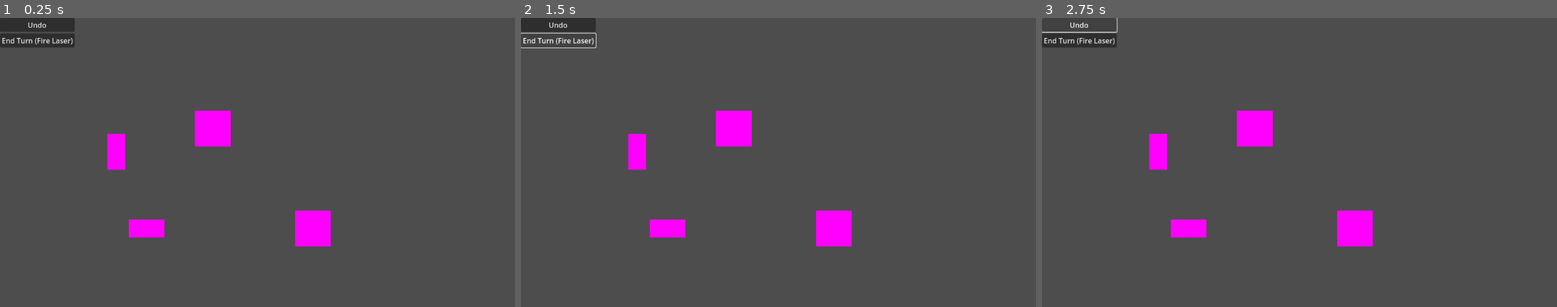
Above: before the commit, frames 1-3 (left to right).
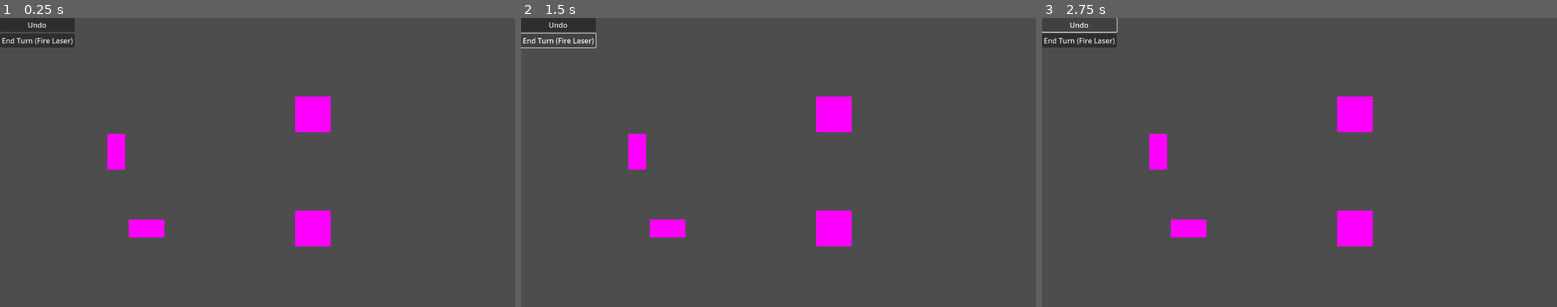
Above: after the commit, the same moments.

Repository: mzbrubak/Reflectix
Game: Godot game, scene res://Scenes/main.tscn
The game is run twice, just before and just after one commit, with the same random seed, the same clock (stepped at 60 frames per second) and the same inputs.
Inputs:
- Up to frame 1 (0.25 s): no input
- Up to frame 2 (1.5 s): click "Undo" at 0.5 s; click "End Turn (Fire Laser)" at 1.25 s
- Up to frame 3 (2.75 s): click "Undo" at 2 s

The runs differ from the first frame. In frame 1, 1.7% of the frame differs, in the area x 37-65%, y 27-45%; in frame 2, 1.7%; in frame 3, 1.7%.

Commit message:
Reflection works
moved code for firing the laser from the emitter to the raycast itself.  Each mirror has its own raycast, and if the laser hits a mirror, it passes the appropriate parameters to the mirror's raycast, which fires as a laser.  This laser can then destroy objects like the original laser

Diff:
--- a/Scenes/king.gd
+++ b/Scenes/king.gd
@@ -12,3 +12,5 @@
 
 func destroy():
 	print("You lose!")
+	#put some fun animations here or something, then end-of-game menu
+	#could consider moving this code to main and trigger via signal here
--- a/Scenes/laser.gd
+++ b/Scenes/laser.gd
@@ -1,33 +1,46 @@
-extends Node2D
-@export var state=Vector3i(1,0,0)#direction of initial laser propagation
-var state_sprite_dictionary={}#since the state of the sprite and the orientation of the mirror
-var hit_ref
-@onready var laser=$Body/RayCast2D
+extends RayCast2D
+var zcomp=0
+var parent_rotation
+
 # Called when the node enters the scene tree for the first time.
 func _ready():
+	parent_rotation=self.get_parent().get_parent().rotation#needed to correct for direction of raycase being set to local
+
+
+# Called every frame. 'delta' is the elapsed time since the previous frame.
+func _process(delta):
 	pass
 
-# Called every frame. 'delta' is the elapsed time since the previous frame.
-func _process(_delta):
-	pass
-
-func fire_laser():
-	laser.enabled=true
+func fire():
+	enabled=true
 	var scene_tree=get_tree()
 	await scene_tree.physics_frame
 	await scene_tree.physics_frame
-	if laser.is_colliding():
-		hit_ref=laser.get_collider()
+	if self.is_colliding():
+		var hit_ref=self.get_collider()
 		print(hit_ref)
-		if hit_ref.get_collision_layer_value(2)==true:
+		if hit_ref.get_collision_layer_value(2)==true:#if target opaque
 			hit_ref.get_parent().destroy()
-		elif hit_ref.get_collision_layer_value(1)==true:
-			reflect()
-	laser.enabled=false
+		elif hit_ref.get_collision_layer_value(1)==true:#if target reflective
+			reflect(hit_ref)
+	enabled=false
 
-func reflect():#put code from laser here
-	print("This is gonna reflect")
-	pass
+func reflect(hit_ref):
+	var reflected_laser=hit_ref.get_node("Laser")
+	#finds correct beam parameters to send to raycast of hit mirror, then fires that raycast as laser
+	var mirror_normal=get_collision_normal()
+	mirror_normal=mirror_normal/abs(max(mirror_normal.x,mirror_normal.y))#now all components should be -1, 0 or 1
+	mirror_normal=mirror_normal.snapped(Vector2(1,1))#to remove numerical instability
+	var laser_direction=target_position/abs(max(target_position.x,target_position.y))
+	laser_direction=laser_direction.snapped(Vector2(1,1))
+	laser_direction=laser_direction.bounce(mirror_normal.normalized())
+	if zcomp==0:#i.e. if we're operating in the 2D plane
+		reflected_laser.updateandfire(get_collision_point(),laser_direction*1000)
+	else:#if using 3D
+		pass#do fun things later :)
 
-func destroy():
-	print("Lol nope")#this piece can't be destroyed
+func updateandfire(collision_point,direction):#only 2D version for now
+	target_position=direction.rotated(-parent_rotation)#corrects for rotation of mirror
+	print(target_position)
+	global_position=collision_point
+	fire()
--- /dev/null
+++ b/Scenes/laseremitter.gd
@@ -0,0 +1,18 @@
+extends Node2D
+@export var state=Vector3i(1,0,0)#direction of initial laser propagation
+var state_sprite_dictionary={}#since the state of the sprite and the orientation of the mirror
+var hit_ref
+@onready var laser=$Body/Laser
+# Called when the node enters the scene tree for the first time.
+func _ready():
+	pass
+
+# Called every frame. 'delta' is the elapsed time since the previous frame.
+func _process(_delta):
+	pass
+
+func fire_laser():
+	laser.fire()
+
+func destroy():
+	print("Lol nope")#this piece can't be destroyed
--- a/Scenes/laser.tscn
+++ b/Scenes/laseremitter.tscn
@@ -1,6 +1,7 @@
-[gd_scene load_steps=4 format=3 uid="uid://dkuug16ke60wh"]
+[gd_scene load_steps=5 format=3 uid="uid://dkuug16ke60wh"]
 
-[ext_resource type="Script" path="res://Scenes/laser.gd" id="1_du4aj"]
+[ext_resource type="Script" path="res://Scenes/laseremitter.gd" id="1_du4aj"]
+[ext_resource type="Script" path="res://Scenes/laser.gd" id="2_q342s"]
 
 [sub_resource type="PlaceholderTexture2D" id="PlaceholderTexture2D_oqpmt"]
 
@@ -22,9 +23,10 @@
 [node name="BodyShape" type="CollisionShape2D" parent="Body"]
 shape = SubResource("RectangleShape2D_huqak")
 
-[node name="RayCast2D" type="RayCast2D" parent="Body"]
+[node name="Laser" type="RayCast2D" parent="Body"]
 position = Vector2(10, 0)
 enabled = false
 target_position = Vector2(1000, 0)
 collision_mask = 11
 hit_from_inside = true
+script = ExtResource("2_q342s")
--- a/Scenes/main.gd
+++ b/Scenes/main.gd
@@ -1,9 +1,11 @@
 extends Node2D
 @onready var P1Laser=$Player1Pieces/LaserEmitter
 @onready var P2Laser=$Player2Pieces/LaserEmitter
+@onready var endturn=$UI.end_turn
 # Called when the node enters the scene tree for the first time.
 func _ready():
-	$UI.end_turn.connect(P1Laser.fire_laser)
+	$UI.visible=true#so I can hide it in editor
+	endturn.connect(P1Laser.fire_laser)
 
 
 # Called every frame. 'delta' is the elapsed time since the previous frame.
--- a/Scenes/main.tscn
+++ b/Scenes/main.tscn
@@ -1,6 +1,6 @@
 [gd_scene load_steps=6 format=3 uid="uid://djqevu5mpndwa"]
 
-[ext_resource type="PackedScene" uid="uid://dkuug16ke60wh" path="res://Scenes/laser.tscn" id="1_g7mjg"]
+[ext_resource type="PackedScene" uid="uid://dkuug16ke60wh" path="res://Scenes/laseremitter.tscn" id="1_g7mjg"]
 [ext_resource type="Script" path="res://Scenes/main.gd" id="1_nomae"]
 [ext_resource type="PackedScene" uid="uid://yocbirg225wt" path="res://Scenes/mirror.tscn" id="2_6nsyl"]
 [ext_resource type="PackedScene" uid="uid://db4wpu213jqyc" path="res://Scenes/king.tscn" id="4_kfvhc"]
@@ -19,11 +19,10 @@
 
 [node name="Mirror" parent="Player1Pieces" instance=ExtResource("2_6nsyl")]
 position = Vector2(31, 37)
-rotation = 3.14159
-scale = Vector2(1, 1)
+rotation = 1.5708
 
 [node name="King" parent="Player1Pieces" instance=ExtResource("4_kfvhc")]
-position = Vector2(-25, -19)
+position = Vector2(31, -27)
 
 [node name="Player2Pieces" type="Node2D" parent="."]
 
@@ -32,3 +31,4 @@
 rotation = 1.5708
 
 [node name="UI" parent="." instance=ExtResource("5_ctrvt")]
+visible = false
--- a/Scenes/mirror.gd
+++ b/Scenes/mirror.gd
@@ -18,4 +18,4 @@
 	print("A mirror has been destroyed!")
 	$MirrorSurface/Mirror.set_deferred("disabled",true)
 	$OpaqueSurface/Casing.set_deferred("disabled",true)
-	$OpaqueSurface/Rubble.set_deferred("disabled",false)
+	#$OpaqueSurface/Rubble.set_deferred("disabled",false)
--- a/Scenes/mirror.tscn
+++ b/Scenes/mirror.tscn
@@ -1,6 +1,7 @@
-[gd_scene load_steps=5 format=3 uid="uid://yocbirg225wt"]
+[gd_scene load_steps=6 format=3 uid="uid://yocbirg225wt"]
 
 [ext_resource type="Script" path="res://Scenes/mirror.gd" id="1_2hn2q"]
+[ext_resource type="Script" path="res://Scenes/laser.gd" id="2_cc8ty"]
 
 [sub_resource type="PlaceholderTexture2D" id="PlaceholderTexture2D_pn3q1"]
 
@@ -24,8 +25,11 @@
 [node name="Mirror" type="CollisionShape2D" parent="MirrorSurface"]
 shape = SubResource("SegmentShape2D_g8scn")
 
-[node name="RayCast2D" type="RayCast2D" parent="MirrorSurface"]
+[node name="Laser" type="RayCast2D" parent="MirrorSurface"]
 enabled = false
+target_position = Vector2(-50, 50)
+collision_mask = 11
+script = ExtResource("2_cc8ty")
 
 [node name="OpaqueSurface" type="StaticBody2D" parent="."]
 collision_layer = 2
